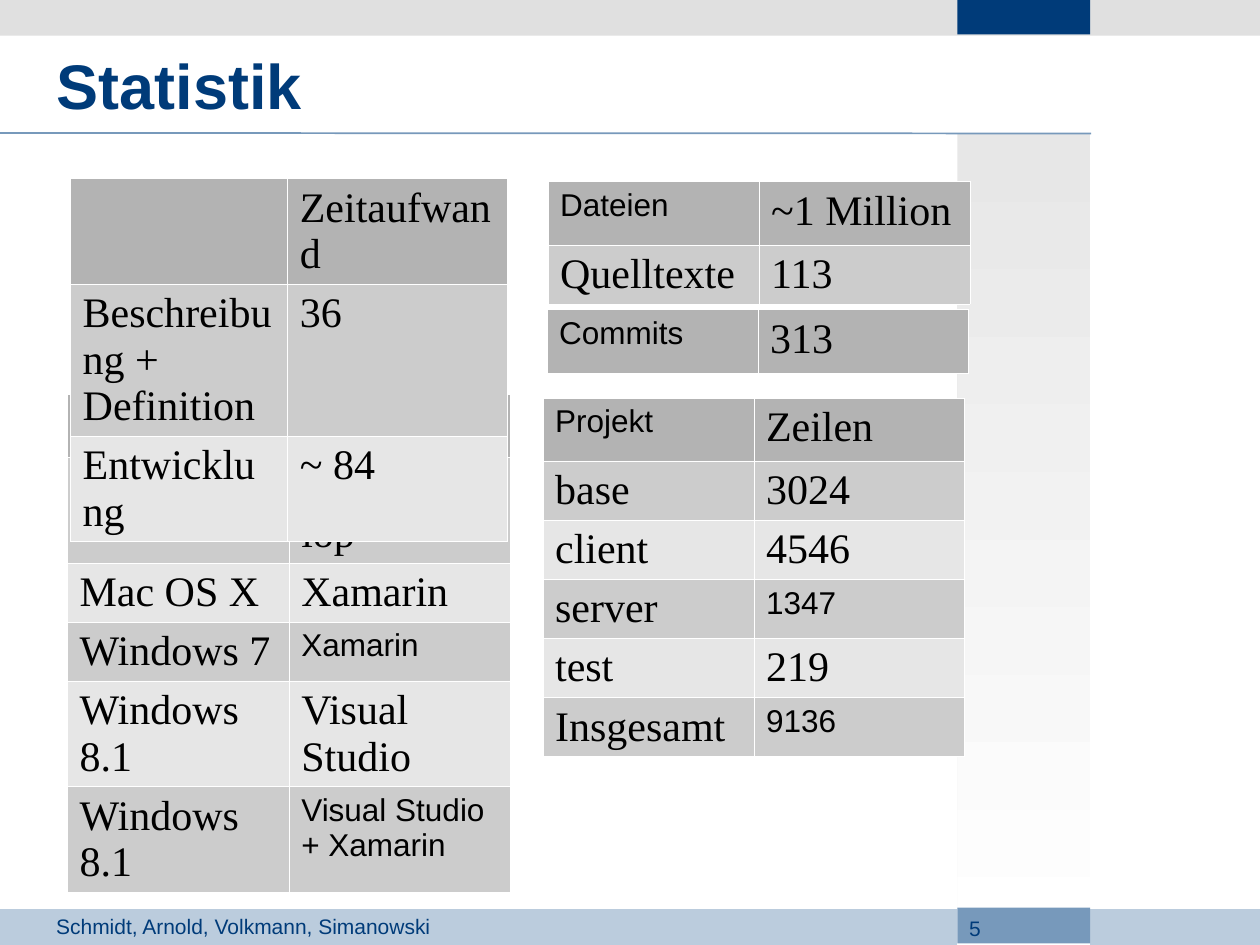
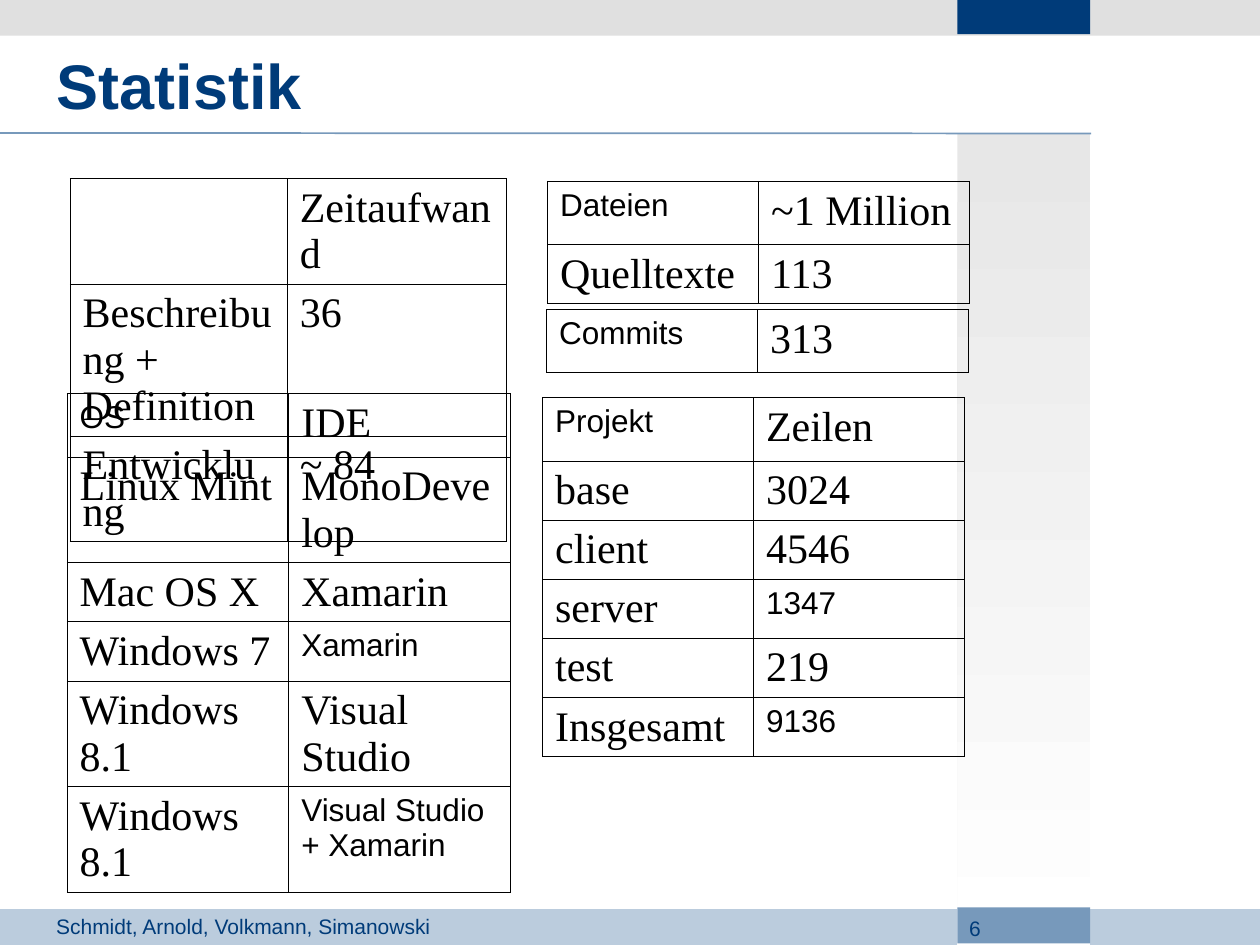
Before and after one commit to Lopt/ascendancy, a slide deck: slide 6 of docs/Projektdefinition/3_Presentation.odp (slide 5 before the commit). Drawn at 1260x945 pixels with LibreOffice and Linux fonts; fonts in the diff are those of the drawing; background and template pictures are left out. Boxes give left, top, right and bottom in pixels: in the first picture for what was removed or moved away, otherwise in the second. Text is boxed around its words. In the diff, an @@ line names an element or a change of style, - is before the commit and + after.

```diff
--- a/docs/Projektdefinition/3_Presentation.odp
+++ b/docs/Projektdefinition/3_Presentation.odp
@@ table at bbox=[71, 179, 507, 492] @@
@@ fill #B3B3B3 to none in row 1, column 2 @@
@@ fill #CCCCCC to none in row 2 @@
@@ fill #E6E6E6 to none in row 3 @@
@@ borders changed @@
@@ table at bbox=[548, 181, 969, 299] @@
@@ fill #B3B3B3 to none in row 1 @@
@@ fill #CCCCCC to none in row 2 @@
@@ borders changed @@
@@ table at bbox=[547, 310, 968, 373] @@
@@ fill #B3B3B3 to none in row 1 @@
@@ borders changed @@
@@ table at bbox=[67, 394, 510, 881] @@
@@ fill #B3B3B3 to none in row 1 @@
@@ fill #CCCCCC to none in 6 cells @@
@@ fill #E6E6E6 to none in 4 cells @@
@@ borders changed @@
@@ table at bbox=[543, 398, 964, 754] @@
@@ fill #B3B3B3 to none in row 1 @@
@@ fill #CCCCCC to none in 6 cells @@
@@ fill #E6E6E6 to none in 4 cells @@
@@ borders changed @@
@@ page number at bbox=[969, 921, 981, 936]: text changed @@
-5
+6
```
Also in this commit, not shown: 4 other slides changed, 1 slide added.
